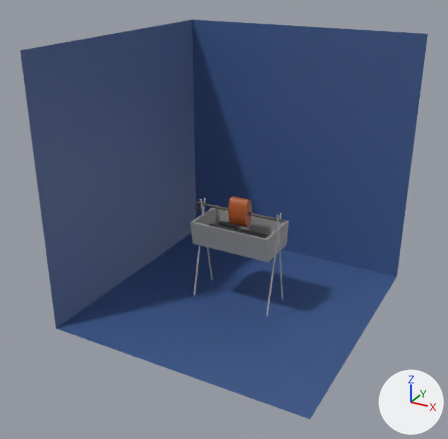
The Blender file guruguruniku/guruguruniku.blend: old version first, new version second.
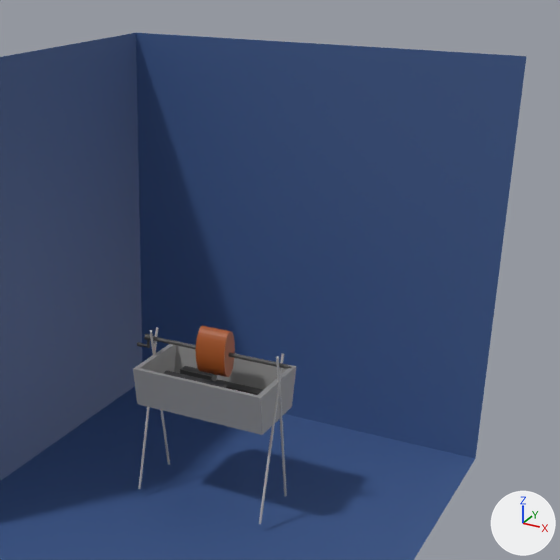
Old and new are each drawn whole from a camera (50 mm lens) standing at (12.3, -23.9, 12.9) and looking at (-0.3, -1.0, 1.4) and again close up on the part from 25% to 100% of the width and 0% to 77% of the height. The axes (+X, +Y, +Z) are drawn at lower right. The lights are the same throughout.
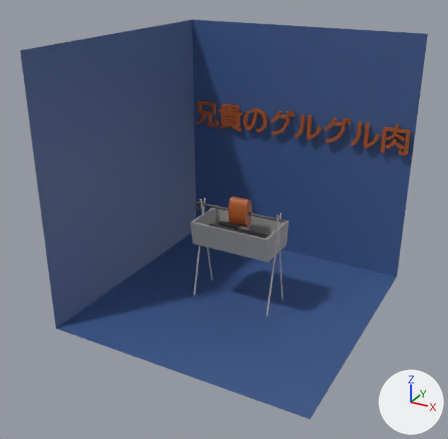
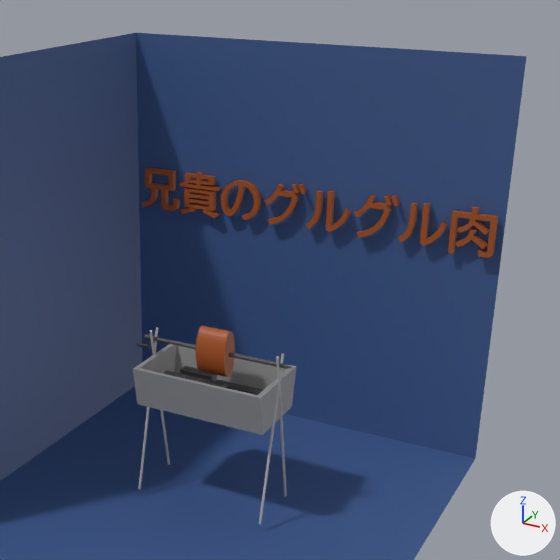
Pixel boxes [x1, y1, x2, y2] of what changed, in the close-ups (560 x 560 px):
'Text', added (brown): after [141, 167, 498, 258]

Patch to the scene script:
```diff
--- a/guruguruniku/guruguruniku.blend.py
+++ b/guruguruniku/guruguruniku.blend.py
@@ me_兄貴のグルグル肉 @@
+me_兄貴のグルグル肉.from_pydata(...)  # 2612 vertices, 3882 faces; spans x 0.02..7.93, y -0.11..0.88, z 0.0..0.13
+me_兄貴のグルグル肉.materials.append(mat_material_005)  # brown #a4521d
@@ ob_text @@
+ob_text = bpy.data.objects.new('Text', me_兄貴のグルグル肉)
+ob_text.location = (-6.05, 6.16, 3.63)
+ob_text.rotation_euler = (1.571, 0.0, 0.0)  # degrees (90, 0, 0)
+ob_text.scale = (1.53, 1.53, 1.53)
```
